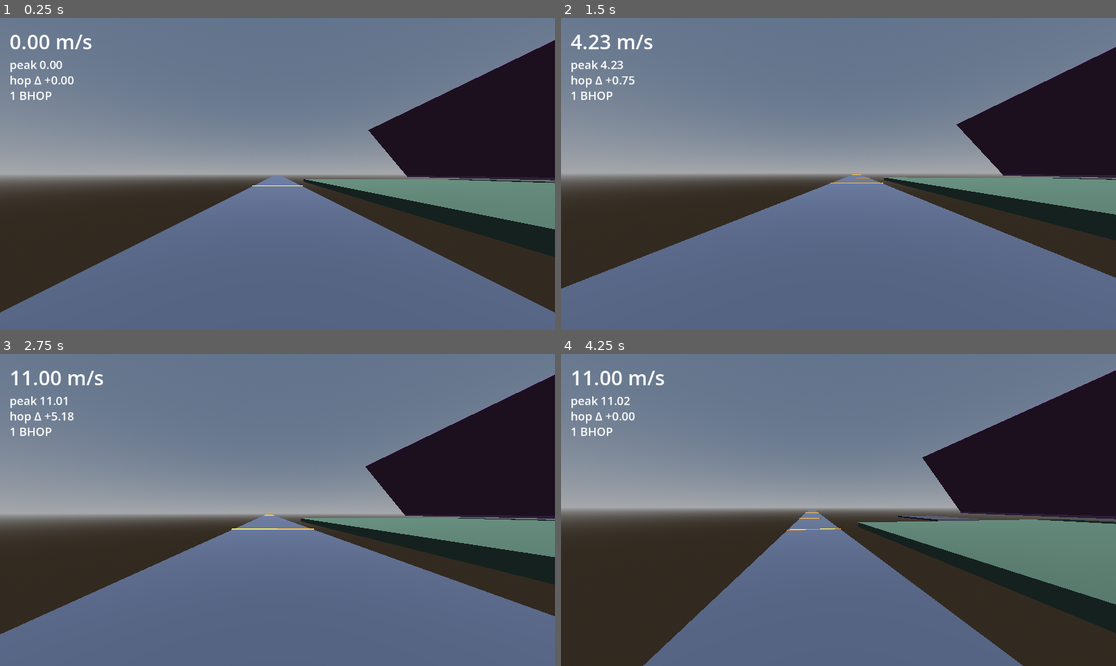
Above: before the commit, frames 1-4 (two rows, left to right).
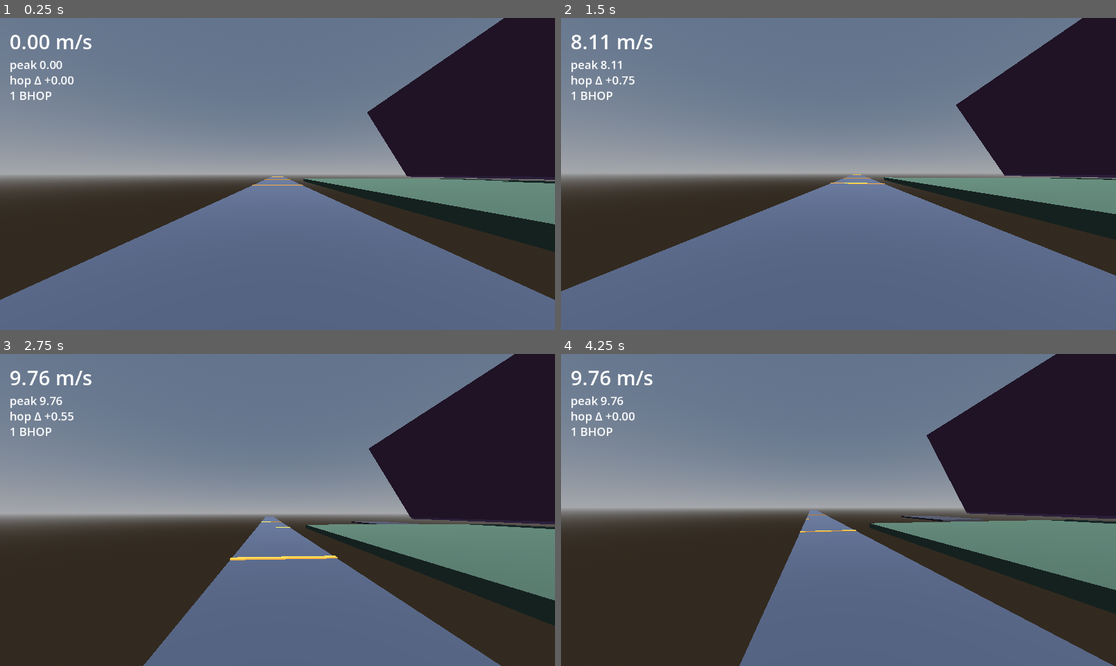
Above: after the commit, the same moments.

Repository: Crawford-Young/what-is-dark
Game: Godot game, scene res://scenes/momentum_lab.tscn
The game is run twice, just before and just after one commit, with the same random seed, the same clock (stepped at 60 frames per second) and the same inputs. This scene is started directly instead of the project's main scene.
Inputs (mouse positions are in pixels of both pictures, inside the frame that each line leads up to):
- Up to frame 1 (0.25 s): no input
- Up to frame 2 (1.5 s): tap Enter at 0.5 s; move the mouse to (866, 174) at 0.52 s; hold Space (jump) 0.53-1.28 s; hold W (move_forward) from 0.53 s (still down); click (866, 174) at 0.67 s; move the mouse to (810, 174) at 1.27 s; tap Q (glance) at 1.35 s
- Up to frame 3 (2.75 s): keep holding W (move_forward); tap Space (jump) at 1.52, 1.55, 1.82, 2.3 s; move the mouse to (288, 503) at 2.02 s; hold Shift from 2.03 s (still down)
- Up to frame 4 (4.25 s): keep holding W (move_forward); move the mouse to (832, 516) at 2.77 s; release Shift at 2.78 s; tap Alt at 2.85 s; click (832, 516) at 2.92 s; tap Space (jump) at 3.02, 3.05, 3.32 s; move the mouse to (877, 513) at 3.52 s; hold Space (jump) from 3.53 s (still down); tap Ctrl at 3.6 s

The runs differ from the first frame. In frame 1, 6.7% of the frame differs, in the area x 0-100%, y 0-95%; in frame 2, 4.0%; in frame 3, 25%, in the area x 0-100%, y 0-100%; in frame 4, 16%.

Commit message:
feat: steeper taller valley, faster gravity with jump parity
Co-Authored-By: Claude Fable 5 <noreply@anthropic.com>

Diff:
--- a/scripts/logic/source_move.gd
+++ b/scripts/logic/source_move.gd
@@ -7,8 +7,11 @@
 ## airborne -> accelerate(air, wish_speed = minf(RUN_SPEED, AIR_CAP)) -> gravity. Then move_and_slide.
 
 const RUN_SPEED := 11.0
-const GRAVITY := 20.0
-const JUMP_SPEED := 8.5
+const GRAVITY := 26.0  ## down-ramp build rate: accel along face = g*sin(a); 20 matched the main
+## game but built too slow for surf feel
+const JUMP_SPEED := 9.7  ## jump-height parity preserved: 9.7^2/(2*26) ≈ 1.81 m, same as the main
+## game's 8.5^2/40. NOTE: lab gravity now DIVERGES from main game player.gd — adoption-time
+## decision recorded 2026-07-23
 const FRICTION := 4.0  ## surf-server sv_friction (CS2 matchmaking default is 5.2)
 const STOP_SPEED := 3.5
 const GROUND_ACCEL := 5.5
--- a/scripts/momentum_lab.gd
+++ b/scripts/momentum_lab.gd
@@ -5,9 +5,9 @@
 const STATIONS := [
 	{"label": "1 BHOP", "spawn": Vector3(0, 1.0, 5.0)},
 	{"label": "2 STRAFE", "spawn": Vector3(40, 1.0, 0.0)},
-	{"label": "3 SURF", "spawn": Vector3(61, 33, 12)},
+	{"label": "3 SURF", "spawn": Vector3(57.5, 44.4, 12)},
 ]
-const SURF_RAMP_ANGLE := 50.0  ## both valley faces share this angle (> floor_max_angle 45)
+const SURF_RAMP_ANGLE := 58.0  ## both valley faces share this angle (> floor_max_angle 45)
 const VALLEY_FLAT_HALF_WIDTH := 3.0  ## flat-bottom gap: real pipes have transitions, not a sharp V
 
 var _station := 0
@@ -81,18 +81,18 @@
 
 
 func _build_surf_run() -> void:
-	# Half-pipe valley: two huge panels tilted TOWARD each other (U shape), flat-bottomed —
+	# Half-pipe valley: two huge, steep panels tilted TOWARD each other (U shape), flat-bottomed —
 	# a sharp V is hostile geometry (the crease pins riders dead), real pipes have transitions.
-	# Bottom edges land at x = 90∓3, y = 1 (VALLEY_FLAT_HALF_WIDTH outboard of the old sharp
-	# meeting point); outboard top edges at x = 90±28.71, y ≈ 31.64. Momentum carved down one
-	# face carries the rider up the other — the canonical surf valley element.
-	_valley_pair(-40.0, SURF_RAMP_ANGLE, 1.0, 20.0, 120.0)
+	# Bottom edges land at x = 90∓3, y = 1 (VALLEY_FLAT_HALF_WIDTH outboard of the sharp meeting
+	# point — this identity holds at any angle); outboard top edges at x = 90±29.50, y ≈ 43.40.
+	# Momentum carved down one face carries the rider up the other — the canonical surf valley element.
+	_valley_pair(-40.0, SURF_RAMP_ANGLE, 1.0, 25.0, 120.0)
 	# Flush floor strip between the two bottom edges: x 87..93, top y 1, full valley length.
 	_add_box(Vector3(90, 0.5, -40), Vector3(6, 1, 120), 0.0, Color(0.45, 0.3, 0.5))
-	# Drop-in platform: top y 32, just outboard of the left face's top edge (≈61.3, 31.6).
-	_add_box(Vector3(61, 31.5, 14), Vector3(8, 1, 8), 0.0, Color(0.5, 0.4, 0.3))
-	# Pit: top y -12, spans x 60..120, z 50..-104 (shortened from -110 to avoid overlapping runout).
-	_add_box(Vector3(90, -12.5, -27), Vector3(60, 1, 154), 0.0, Color(0.08, 0.06, 0.08))
+	# Drop-in platform: top y 43.4, flush-ish with the left face's top edge (≈60.5, 43.4).
+	_add_box(Vector3(57.5, 42.9, 14), Vector3(8, 1, 8), 0.0, Color(0.5, 0.4, 0.3))
+	# Pit: top y -12, spans x 58..122, z 50..-104 (shortened from -110 to avoid overlapping runout).
+	_add_box(Vector3(90, -12.5, -27), Vector3(64, 1, 154), 0.0, Color(0.08, 0.06, 0.08))
 	# Catch runout: top y -4, spans z -104..-148. Rider carried out of the valley lands here (finish zone).
 	_add_box(Vector3(90, -4.5, -126), Vector3(30, 1, 44), 0.0, Color(0.2, 0.2, 0.24))
 
--- a/tests/unit/test_source_move.gd
+++ b/tests/unit/test_source_move.gd
@@ -121,10 +121,10 @@
 
 func test_jump_replaces_y_keeps_horizontal() -> void:
 	var v := SourceMove.jump(Vector3(3, -2, -5))
-	assert_true(v.is_equal_approx(Vector3(3, 8.5, -5)))
+	assert_true(v.is_equal_approx(Vector3(3, 9.7, -5)))
 
 
 func test_gravity_reduces_y() -> void:
-	# 0 - GRAVITY(20.0) * 0.5 = -10.0
+	# 0 - GRAVITY(26.0) * 0.5 = -13.0
 	var v := SourceMove.apply_gravity(Vector3(1, 0, 2), 0.5)
-	assert_true(v.is_equal_approx(Vector3(1, -10.0, 2)))
+	assert_true(v.is_equal_approx(Vector3(1, -13.0, 2)))
